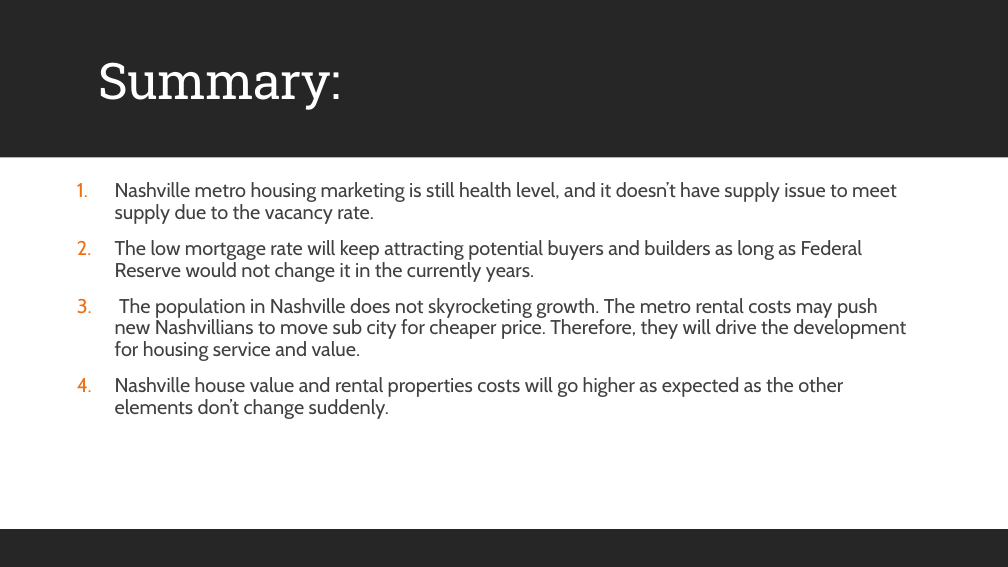
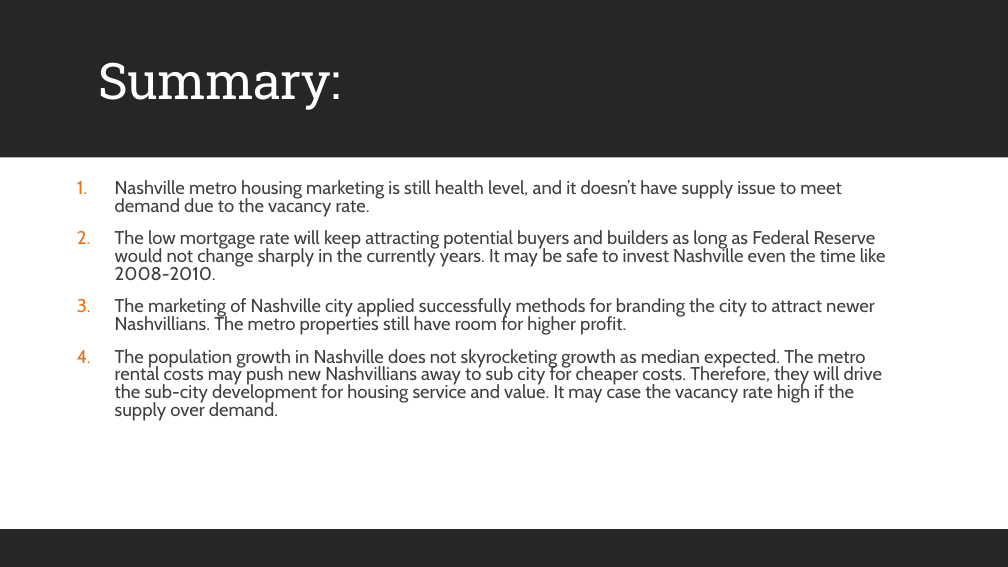
Before and after one commit to Liuchenxi1/Nashville-house-market-analysis, a slide deck: slide 10 of Nashville Housing.pptx. Drawn at 1008x567 pixels with LibreOffice and Linux fonts; fonts in the diff are those of the drawing. Boxes give left, top, right and bottom in pixels: in the first picture for what was removed or moved away, otherwise in the second. Text is boxed around its words. In the diff, an @@ line names an element or a change of style, - is before the commit and + after.

```diff
--- a/Nashville Housing.pptx
+++ b/Nashville Housing.pptx
@@ text at (115,180,886,420): text changed; size 19 to 17.6 pt @@
-1. Nashville metro housing marketing is still health level, and it doesn’t have supply issue to meet supply due to the vacancy rate.
-2. The low mortgage rate will keep attracting potential buyers and builders as long as Federal Reserve would not change it in the currently years.
-3. The population in Nashville does not skyrocketing growth. The metro rental costs may push new Nashvillians to move sub city for cheaper price. Therefore, they will drive the development for housing service and value.
-4. Nashville house value and rental properties costs will go higher as expected as the other elements don’t change suddenly.
+1. Nashville metro housing marketing is still health level, and it doesn’t have supply issue to meet demand due to the vacancy rate.
+2. The low mortgage rate will keep attracting potential buyers and builders as long as Federal Reserve would not change sharply in the currently years. It may be safe to invest Nashville even the time like 2008-2010.
+3. The marketing of Nashville city applied successfully methods for branding the city to attract newer Nashvillians. The metro properties still have room for higher profit.
+4. The population growth in Nashville does not skyrocketing growth as median expected. The metro rental costs may push new Nashvillians away to sub city for cheaper costs. Therefore, they will drive the sub-city development for housing service and value. It may case the vacancy rate high if the supply over demand.
```
Also in this commit, not shown: 8 other slides changed, 1 other file.
